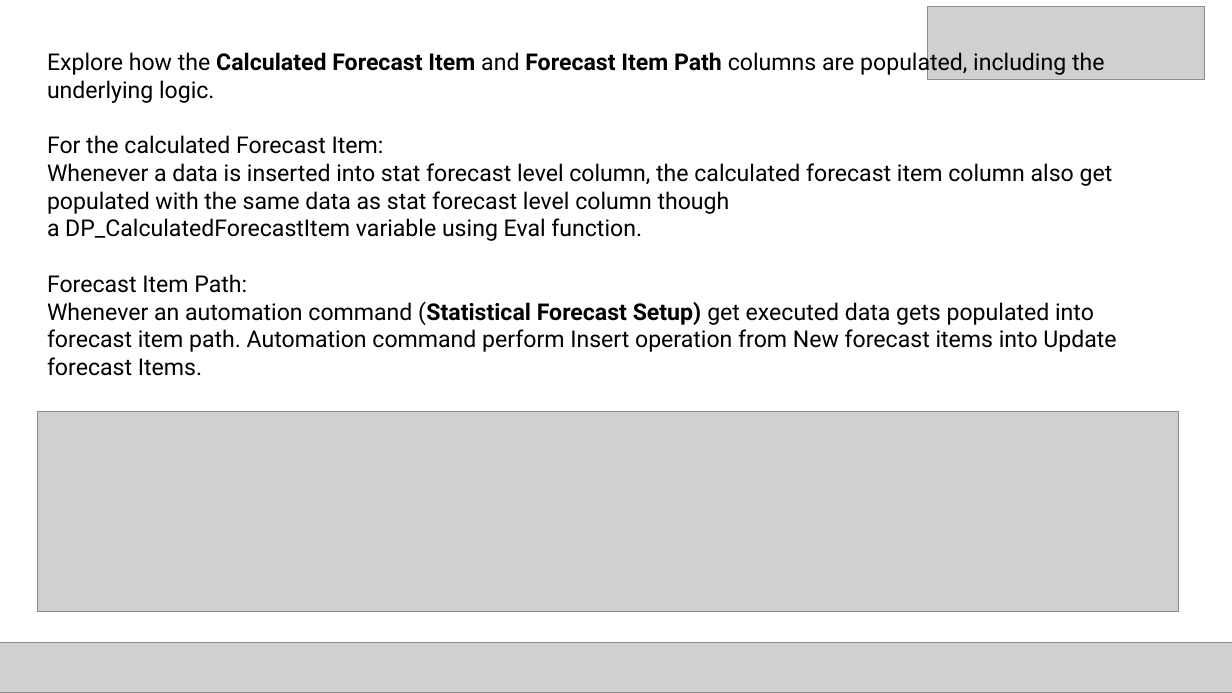
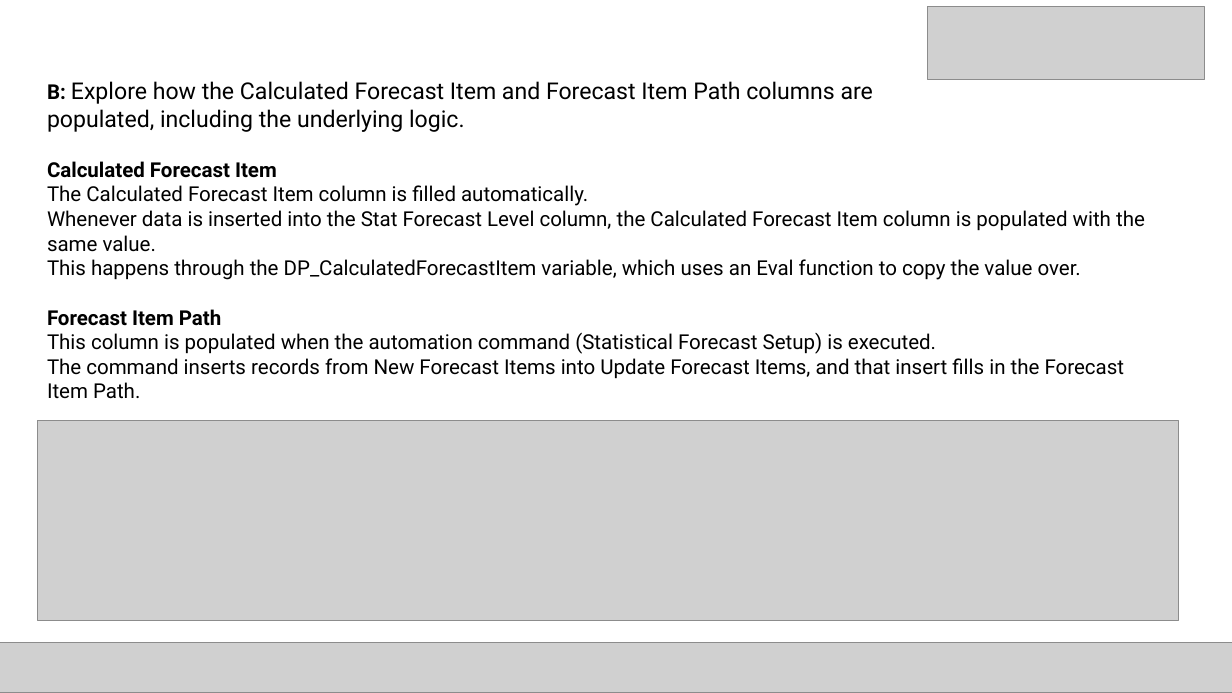
Before and after one commit to anushkundu/AI-business-report-generator, a slide deck: slide 6 of DP1 (2).pptx (slide 5 before the commit). Drawn at 1232x693 pixels with LibreOffice and Linux fonts; fonts in the diff are those of the drawing; grey boxes stand for pictures. Boxes give left, top, right and bottom in pixels: in the first picture for what was removed or moved away, otherwise in the second. Text is boxed around its words. In the diff, an @@ line names an element or a change of style, - is before the commit and + after.

```diff
--- a/DP1 (2).pptx
+++ b/DP1 (2).pptx
@@ text at <box>47,81,1145,399</box>: text changed; size 18 to 16 pt @@
-Explore how the Calculated Forecast Item and Forecast Item Path columns are populated, including the underlying logic.
-For the calculated Forecast Item:
-Whenever a data is inserted into stat forecast level column, the calculated forecast item column also get populated with the same data as stat forecast level column though a DP_CalculatedForecastItem variable using Eval function.
-Forecast Item Path:
-Whenever an automation command (Statistical Forecast Setup) get executed data gets populated into forecast item path. Automation command perform Insert operation from New forecast items into Update forecast Items.
+B: Explore how the Calculated Forecast Item and Forecast Item Path columns are
+populated, including the underlying logic.
+Calculated Forecast Item
+The Calculated Forecast Item column is filled automatically.
+Whenever data is inserted into the Stat Forecast Level column, the Calculated Forecast Item column is populated with the same value.
+This happens through the DP_CalculatedForecastItem variable, which uses an Eval function to copy the value over.
+Forecast Item Path
+This column is populated when the automation command (Statistical Forecast Setup) is executed.
+The command inserts records from New Forecast Items into Update Forecast Items, and that insert fills in the Forecast Item Path.
@@ picture: place and size @@
-picture at <box>38,411,1178,612</box>
+picture at <box>38,421,1178,621</box>
```
Also in this commit, not shown: 28 other slides changed, 10 slides added, 3 slides removed.
